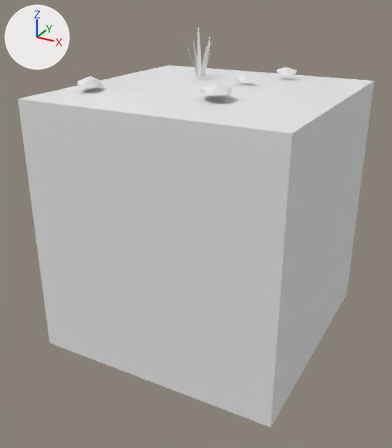
Before and after pictures for a commit that changed the FBX model Assets/Tiles/Blend/Blend Snow Dry 0.fbx.
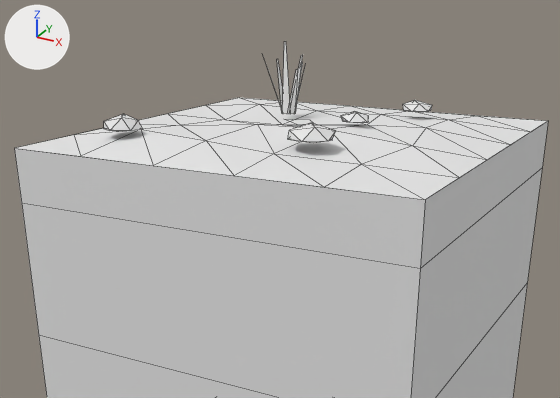
There are two pictures of each version: one whole from a 50 mm lens placed at (1.93, -3.75, 1.77), pointed at (-0.05, -0.16, -0.02), one close up on the part from 2% to 97% of the width and 0% to 59% of the height. Lighting does not change. The marker at upper left points along +X, +Y and +Z. The first two pictures are the older version. The close-ups show mesh edges as thin lines. Where no turn or scale is listed for an object, it has been applied to the vertices. Vertices at exactly the same position are counted once.

Names of what the first close-up shows: 'Blend Snow Dry 0'.
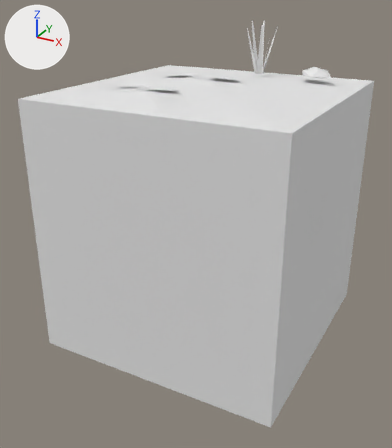
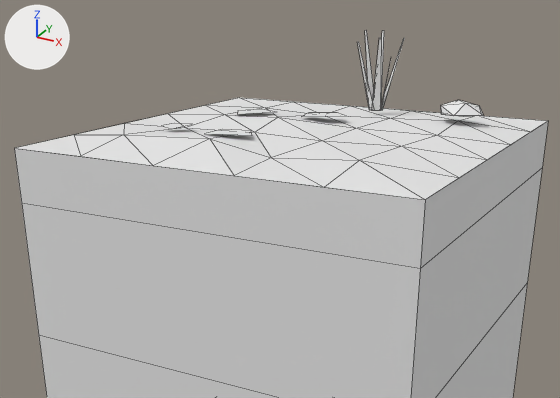
The change, as JSON lines over the scene's bpy script:
```json
{"block": "me_blend_snow_dry_0", "where": "# used by ob_blend_snow_dry_0; location = (0.0, 0.0, 0.0)"}
{"op": "remove", "block": "me_blend_snow_dry_0", "code": "me_blend_snow_dry_0.from_pydata(...)  # 129 vertices, 151 faces; spans x -1.0..1.0, y -1.0..1.0, z -1.0..1.47"}
{"op": "add", "block": "me_blend_snow_dry_0", "code": "me_blend_snow_dry_0.from_pydata(...)  # 108 vertices, 94 faces; spans x -1.0..1.0, y -1.0..1.0, z -1.0..1.51"}
{"block": "me_blend_snow_dry_0", "change": "me_blend_snow_dry_0 part 1: the loose piece of 5 vertices spanning x -0.12..0.02, y -0.02..0.13, z 1.09..1.11 is copied, and the copy is turned 102.3 degrees about the z axis through its middle and scaled by 1.5, then moved by (-0.38, 0.19, 0.0); it spans x -0.55..-0.32, y 0.12..0.35, z 1.09..1.11"}
{"block": "me_blend_snow_dry_0", "change": "me_blend_snow_dry_0 part 2: the loose piece of 5 vertices spanning x -0.12..0.02, y -0.02..0.13, z 1.09..1.11 is copied, and the copy is turned 68.3 degrees about the z axis through its middle and scaled by 1.54, then moved by (-0.14, -0.45, 0.0); it spans x -0.29..-0.06, y -0.52..-0.29, z 1.09..1.11"}
{"block": "me_blend_snow_dry_0", "change": "me_blend_snow_dry_0 part 3: the loose piece of 5 vertices spanning x -0.12..0.02, y -0.02..0.13, z 1.09..1.11 is copied, and the copy is turned 82.9 degrees about the z axis through its middle and scaled by 1.64, then moved by (0.01, 0.27, 0.0); it spans x -0.16..0.09, y 0.19..0.44, z 1.09..1.11"}
{"block": "me_blend_snow_dry_0", "change": "me_blend_snow_dry_0 part 4: 9 loose pieces with 68 vertices, spanning x -0.72..0.46, y -0.76..0.66, z 1.09..1.47, are deleted"}
{"block": "me_blend_snow_dry_0", "change": "me_blend_snow_dry_0 part 5"}
{"block": "me_blend_snow_dry_0", "change": "10 vertices are removed from x -0.22..-0.03, y -0.02..0.32, z 1.09..1.4"}
{"block": "me_blend_snow_dry_0", "change": "3 faces are deleted"}
{"block": "me_blend_snow_dry_0", "change": "19 vertices move from x -0.64..0.65, y -0.63..0.65, z 1.05..1.11 to x -0.65..0.65, y -0.64..0.8, z 1.05..1.5"}
{"block": "me_blend_snow_dry_0", "change": "42 vertices are added at x -0.61..0.78, y -0.39..0.8, z 1.09..1.51"}
{"block": "me_blend_snow_dry_0", "change": "28 new faces join them"}
```

What differs and where, as boxes [x1, y1, x2, y2] in the close-ups (560 x 398 px):
```json
{"object": "Blend Snow Dry 0", "change": "reshaped", "before": [14, 41, 548, 398], "after": [14, 30, 548, 398]}
{"part": 1, "of": "me_blend_snow_dry_0", "change": "added", "after": [237, 109, 273, 114]}
{"part": 2, "of": "me_blend_snow_dry_0", "change": "added", "after": [206, 129, 252, 136]}
{"part": 3, "of": "me_blend_snow_dry_0", "change": "added", "after": [302, 113, 348, 117]}
{"part": 4, "of": "me_blend_snow_dry_0", "change": "deleted", "before": [104, 41, 432, 143]}
{"part": 5, "of": "me_blend_snow_dry_0", "change": "reshaped", "before": [138, 55, 488, 200], "after": [124, 30, 488, 200]}
```
